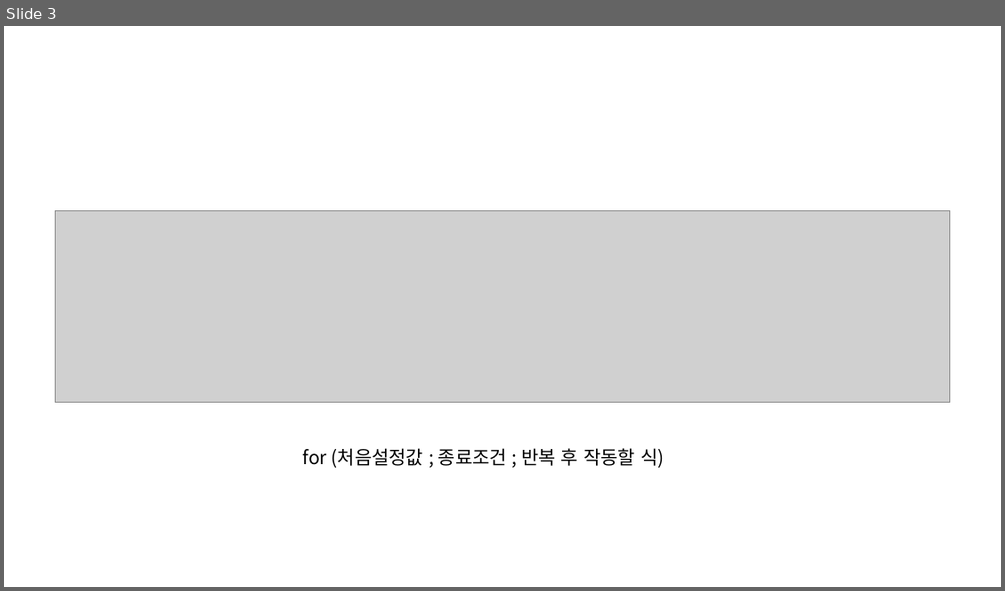
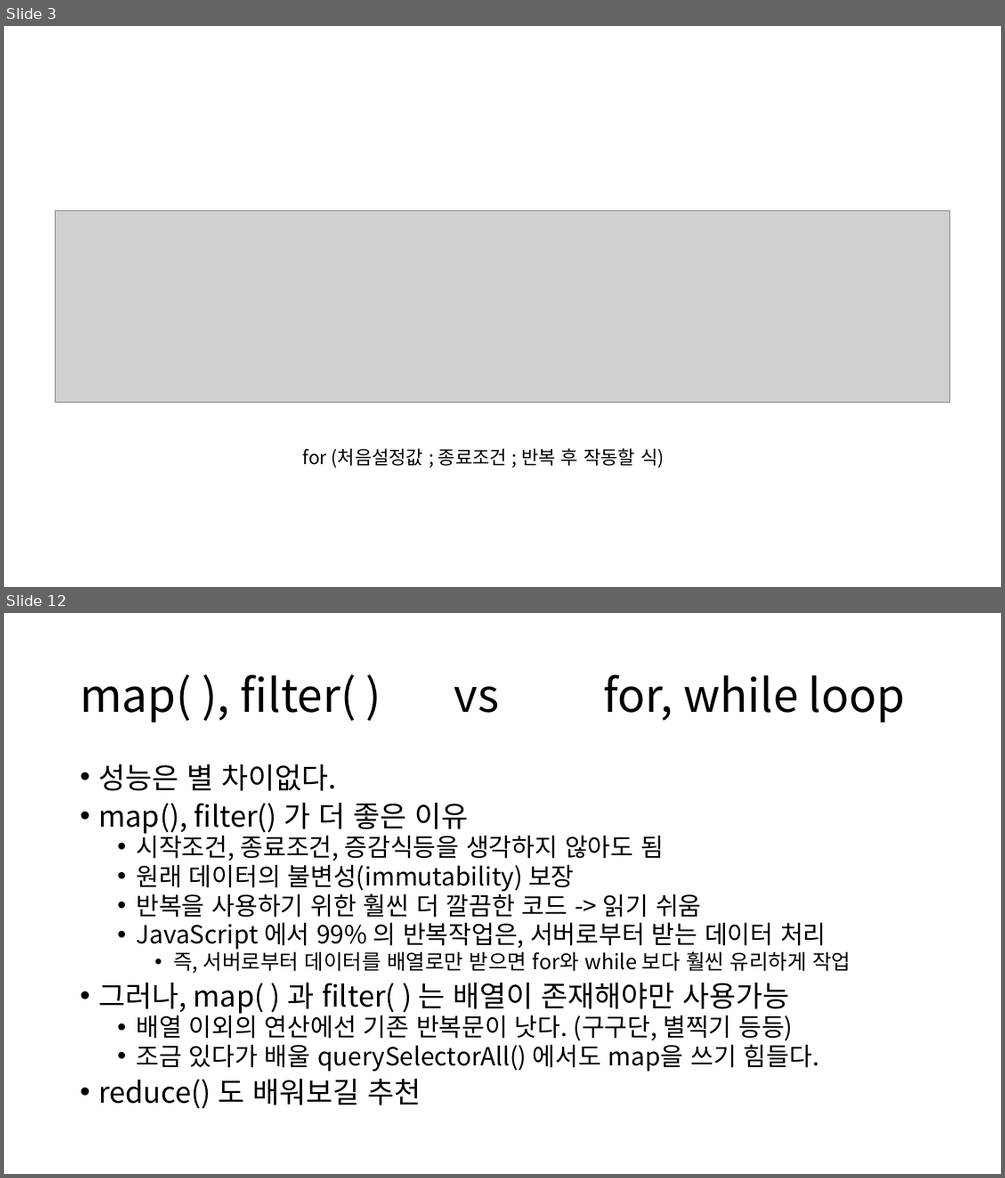
Before and after one commit to GNUCSAssistants/2021webprogramming, a slide deck: 수업/8. JavaScript (4)/PPT/JavaScript(4).pptx. Shown one above the other, each under a label of ours: slide 3 before the commit, slides 3 and 12 after it; the slides between them are not shown. The pictures are 1005x591 and 1005x1178 pixels, drawn with LibreOffice and Linux fonts; fonts in the diff are those of the drawing; grey boxes stand for pictures. Boxes give left, top, right and bottom in pixels: in the first picture for what was removed or moved away, otherwise in the second. Text is boxed around its words. In the diff, an @@ line names an element or a change of style, - is before the commit and + after.

```diff
--- a/수업/8. JavaScript (4)/PPT/JavaScript(4).pptx
+++ b/수업/8. JavaScript (4)/PPT/JavaScript(4).pptx
@@ slide 12 added at bbox=[4, 613, 1001, 1174], background #FFFFFF @@
@@ title added at bbox=[80, 674, 906, 722], 44 pt, text #000000 @@
+map( ), filter( ) vs for, while loop
@@ text added at bbox=[98, 764, 850, 1108], 24 pt, text #000000 @@
+• 성능은 별 차이없다.
+• map(), filter() 가 더 좋은 이유
+  • 시작조건, 종료조건, 증감식등을 생각하지 않아도 됨
+  • 원래 데이터의 불변성(immutability) 보장
+  • 반복을 사용하기 위한 훨씬 더 깔끔한 코드 -> 읽기 쉬움
+  • JavaScript 에서 99% 의 반복작업은, 서버로부터 받는 데이터 처리
+    • 즉, 서버로부터 데이터를 배열로만 받으면 for와 while 보다 훨씬 유리하게 작업
+• 그러나, map( ) 과 filter( ) 는 배열이 존재해야만 사용가능
+  • 배열 이외의 연산에선 기존 반복문이 낫다. (구구단, 별찍기 등등)
+  • 조금 있다가 배울 querySelectorAll() 에서도 map을 쓰기 힘들다.
+• reduce() 도 배워보길 추천
```
Also in this commit, not shown: 2 slides changed, 23 other slides added, 25 other files.
